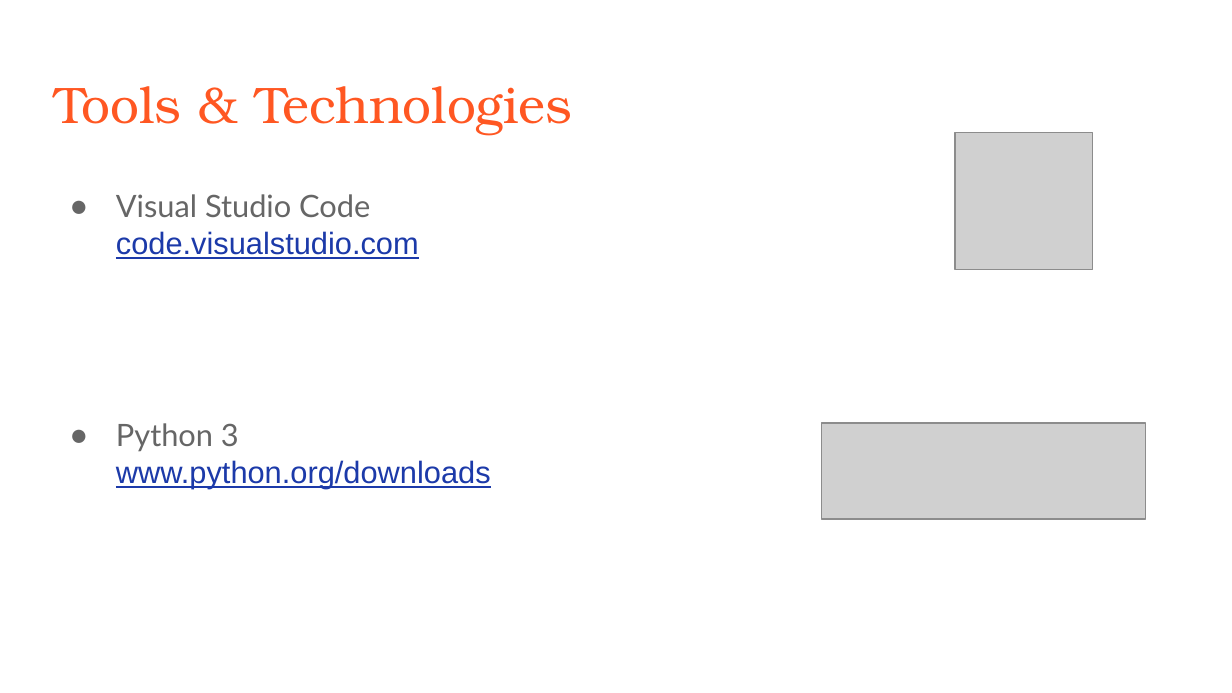
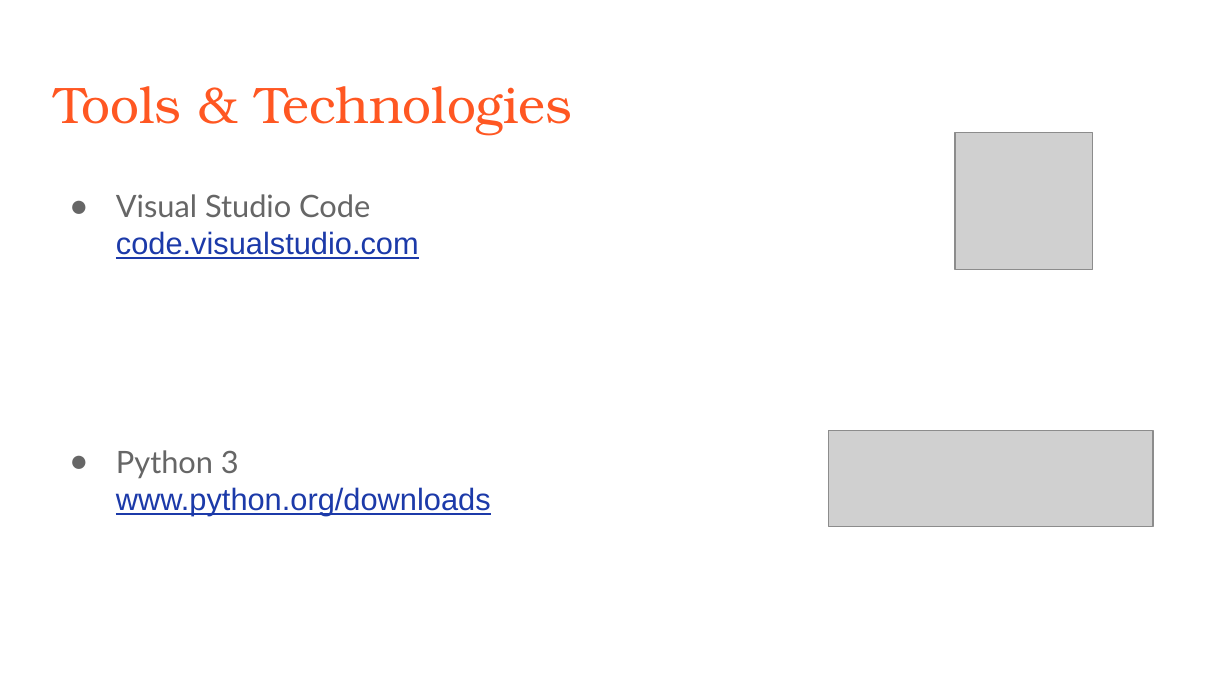
Before and after one commit to faizanzafar40/Intro-to-Programming-in-Python, a slide deck: slide 13 of 1. Presentations/1. Introduction.pptx. Drawn at 1232x693 pixels with LibreOffice and Linux fonts; fonts in the diff are those of the drawing; grey boxes stand for pictures. Boxes give left, top, right and bottom in pixels: in the first picture for what was removed or moved away, otherwise in the second. Text is boxed around its words. In the diff, an @@ line names an element or a change of style, - is before the commit and + after.

```diff
--- a/1. Presentations/1. Introduction.pptx
+++ b/1. Presentations/1. Introduction.pptx
@@ text "Python 3": place and size @@
-text "Python 3" at [116, 423, 491, 489]
+text "Python 3" at [116, 450, 491, 516]
@@ picture: place and size @@
-picture at [822, 423, 1146, 519]
+picture at [828, 430, 1152, 526]
```
Also in this commit, not shown: 5 other slides changed, 4 other files.
